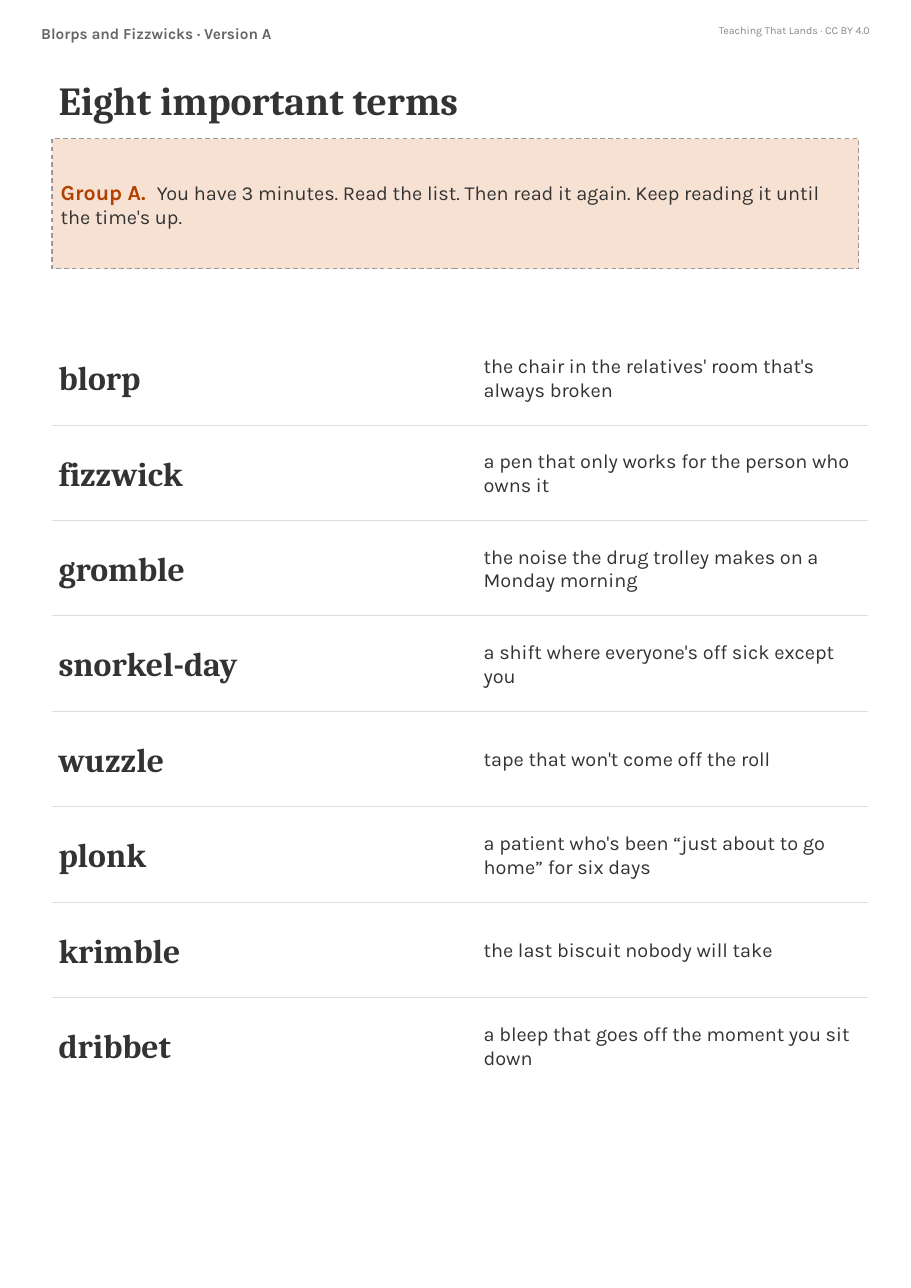
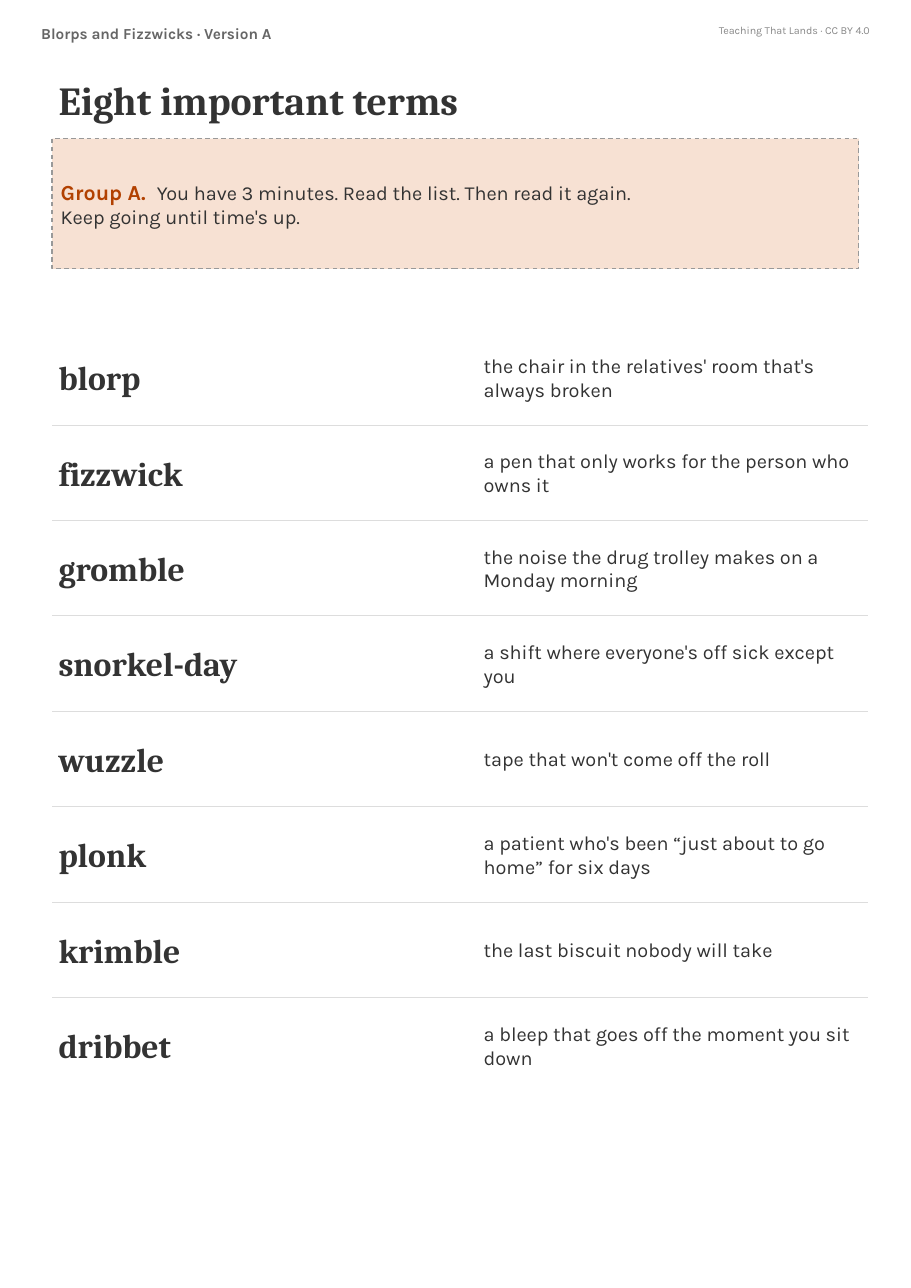
Before and after one commit to teachingthatlands/teachingthatlands.github.io, a slide deck: slide 1 of tools/printables/blorps-and-fizzwicks.pptx. Drawn at 911x1288 pixels with LibreOffice and Linux fonts; fonts in the diff are those of the drawing. Boxes give left, top, right and bottom in pixels: in the first picture for what was removed or moved away, otherwise in the second. Text is boxed around its words. In the diff, an @@ line names an element or a change of style, - is before the commit and + after.

```diff
--- a/tools/printables/blorps-and-fizzwicks.pptx
+++ b/tools/printables/blorps-and-fizzwicks.pptx
@@ text in rectangle at <box>61,186,630,229</box>: text changed @@
-Group A. You have 3 minutes. Read the list. Then read it again. Keep reading it until the time's up.
+Group A. You have 3 minutes. Read the list. Then read it again.
+Keep going until time's up.
```
Also in this commit, not shown: 3 other slides changed, 4 other files.
